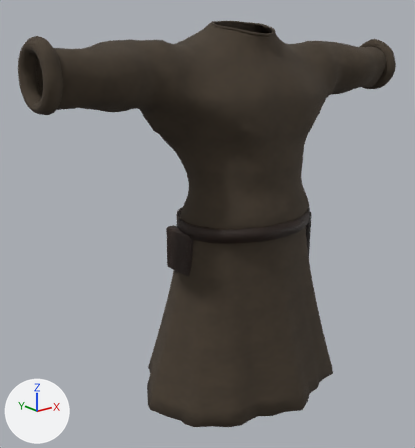
The glTF model assets/characters/realistic/kalev/work_tunic/work_tunic.glb as it was, and as the next commit left it.
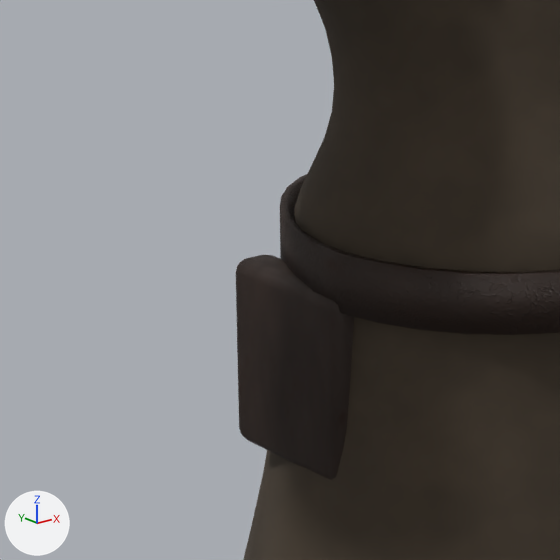
Each version appears first whole from a 50 mm camera at (-1.042, -1.172, 1.514) aimed at (-0.084, 0.026, 1.035), and next in a close-up on the part from 27% to 58% of the width and 37% to 66% of the height. Lighting does not change. The marker at lower left points along +X, +Y and +Z. The older version's two pictures come first.

Before the edit, the objects in view are built like this:
```python
me_cube = bpy.data.meshes.new('Cube')
me_cube.from_pydata(...)  # 96 vertices, 188 faces; spans x -0.2046..-0.1746, y -0.052..0.058, z 0.9249..1.0449
me_cube.materials.append(mat_kalev_belt_leather)
me_garment_belt = bpy.data.meshes.new('Garment_belt')
me_garment_belt.from_pydata(...)  # 192 vertices, 384 faces; spans x -0.201..0.201, y -0.19..0.117, z 1.037..1.073
me_garment_belt.materials.append(mat_kalev_belt_leather)
me_garment_work_tunic = bpy.data.meshes.new('Garment_work_tunic')
me_garment_work_tunic.from_pydata(...)  # 5614 vertices, 11236 faces; spans x -0.549..0.55, y -0.283..0.226, z 0.562..1.569
me_garment_work_tunic.materials.append(mat_kalev_work_tunic)
ob_garment_belt = bpy.data.objects.new('Garment_belt', me_garment_belt)
ob_garment_belt.location = (0.0, 0.0, 0.0)
ob_garment_purse = bpy.data.objects.new('Garment_purse', me_cube)
ob_garment_purse.location = (0.0, 0.0, 0.0)
ob_garment_work_tunic = bpy.data.objects.new('Garment_work_tunic', me_garment_work_tunic)
ob_garment_work_tunic.location = (0.0, 0.0, 0.0)
```
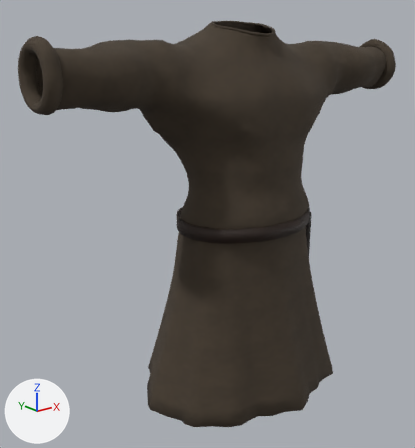
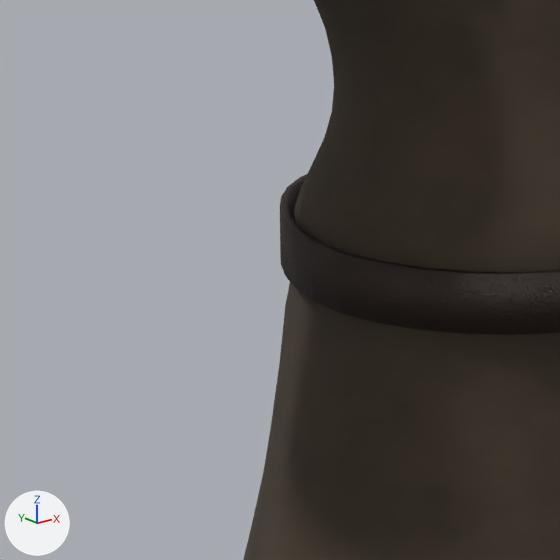
The change, as a list of edits to the scene's bpy script:
```text
Remove ob_garment_purse:
    ob_garment_purse = bpy.data.objects.new('Garment_purse', me_cube)
    ob_garment_purse.location = (0.0, 0.0, 0.0)
```

Pixel boxes [x1, y1, x2, y2] of what changed, in the close-ups (560 x 560 px):
'Garment_purse', deleted: before [236, 255, 354, 480]
